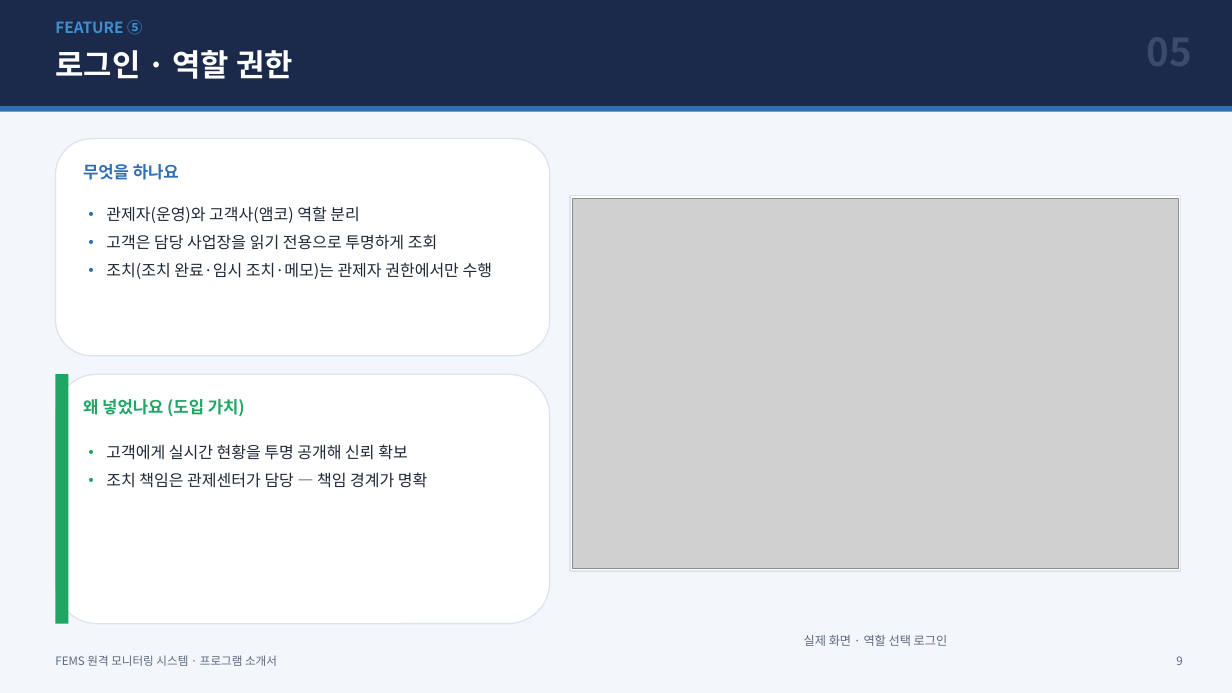
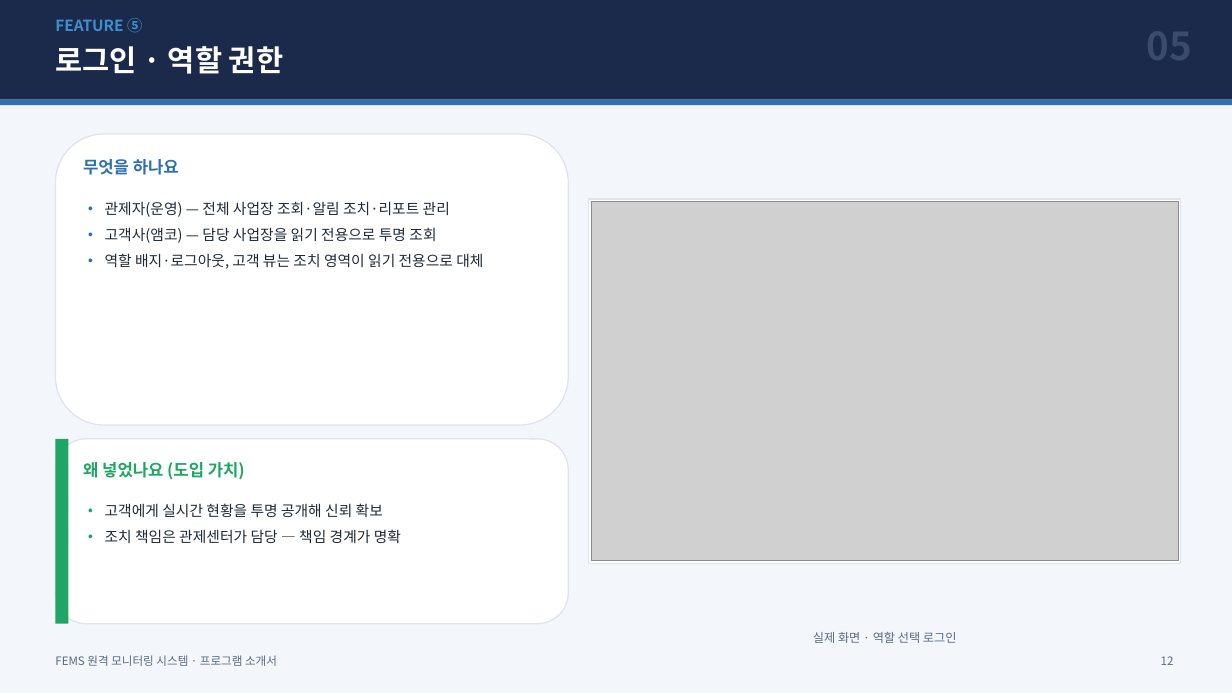
Before and after one commit to changbeomlee0816-png/FEMS, a slide deck: slide 14 of docs/FEMS_소개서.pptx (slide 9 before the commit). Drawn at 1232x693 pixels with LibreOffice and Linux fonts; fonts in the diff are those of the drawing; grey boxes stand for pictures. Boxes give left, top, right and bottom in pixels: in the first picture for what was removed or moved away, otherwise in the second. Text is boxed around its words. In the diff, an @@ line names an element or a change of style, - is before the commit and + after.

```diff
--- a/docs/FEMS_소개서.pptx
+++ b/docs/FEMS_소개서.pptx
@@ rectangle: place and size @@
-rectangle at (0,0,1232,106)
+rectangle at (0,0,1232,100)
@@ text "로그인 · 역할 권한" at (55,46,283,74): size 24 to 23 pt @@
@@ rectangle: place and size @@
-rectangle at (0,106,1232,112)
+rectangle at (0,100,1232,105)
@@ rounded rectangle: place and size @@
-rounded rectangle at (55,139,550,356)
+rounded rectangle at (55,134,568,425)
@@ text "무엇을 하나요": place and size @@
-text "무엇을 하나요" at (83,164,179,180)
+text "무엇을 하나요" at (83,159,179,175)
@@ text at (105,201,483,269): text changed; size 12.5 to 11.5 pt @@
-• 관제자(운영)와 고객사(앰코) 역할 분리
-• 고객은 담당 사업장을 읽기 전용으로 투명하게 조회
-• 조치(조치 완료·임시 조치·메모)는 관제자 권한에서만 수행
+• 관제자(운영) — 전체 사업장 조회·알림 조치·리포트 관리
+• 고객사(앰코) — 담당 사업장을 읽기 전용으로 투명 조회
+• 역할 배지·로그아웃, 고객 뷰는 조치 영역이 읽기 전용으로 대체
@@ rectangle: place and size @@
-rectangle at (570,196,1181,571)
+rectangle at (589,199,1181,563)
@@ picture: place and size @@
-picture at (573,199,1178,568)
+picture at (592,201,1178,560)
@@ rounded rectangle: place and size @@
-rounded rectangle at (55,374,550,624)
+rounded rectangle at (55,439,568,624)
@@ rectangle: place and size @@
-rectangle at (55,374,68,624)
+rectangle at (55,439,68,624)
@@ text "왜 넣었나요 (도입 가치)": place and size @@
-text "왜 넣었나요 (도입 가치)" at (83,399,245,417)
+text "왜 넣었나요 (도입 가치)" at (83,462,245,480)
@@ text "• 고객에게 실시간 현황을 투명 ...": place and size @@
-text "• 고객에게 실시간 현황을 투명 ..." at (106,444,427,488)
+text "• 고객에게 실시간 현황을 투명 ..." at (105,503,401,543)
@@ text "• 고객에게 실시간 현황을 투명 ..." at (105,503,401,543): size 12.5 to 11.5 pt @@
@@ text "실제 화면 · 역할 선택 ...": place and size @@
-text "실제 화면 · 역할 선택 ..." at (804,635,948,646)
+text "실제 화면 · 역할 선택 ..." at (813,632,957,643)
@@ text at (1161,656,1174,665): text changed @@
-9
+12
```
Also in this commit, not shown: 12 other slides changed, 5 slides added, 1 other file.
